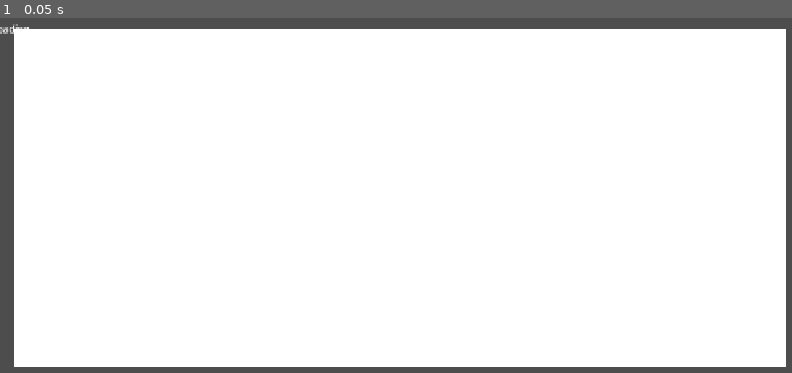
Above: before the commit, frame 1.
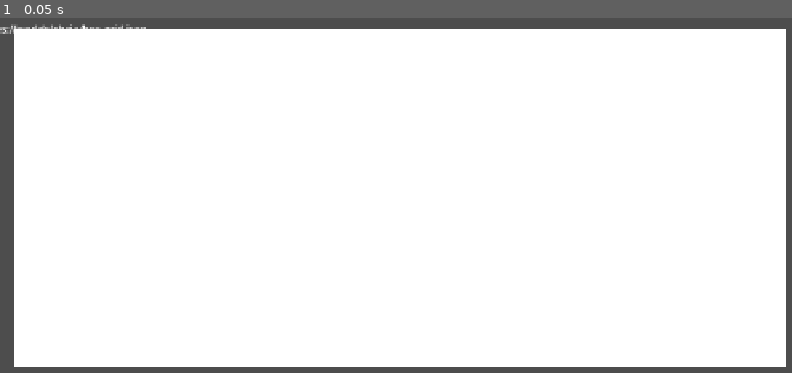
Above: after the commit, the same moment.

Repository: ericTheEchidna/ironband
Game: Godot game, scene res://scenes/WorldMap.tscn
Two runs of this game, one before a commit and one after it. Both use one fixed random seed, a clock stepped at 60 frames per second and the inputs below.
Inputs:
- Up to frame 1 (0.05 s): no input

The runs differ from the first frame. In frame 1, 0.1% of the frame differs, in the area x 0-19%, y 1-5%.
Error before the commit: Parse Error: Cannot infer the type of "q_off" variable because the value doesn't have a set type. (res://scripts/WorldMap.gd:52)

Commit message:
Fix GDScript type inference: explicit int() casts for JSON Variant fields
hex.q, hex.r, hex.biome_id, hex.realm_id all come from JSON as Variant.
GDScript's := inference requires a concrete type on the right-hand side.

Co-Authored-By: Claude Sonnet 4.6 (1M context) <noreply@anthropic.com>

Diff:
--- a/scripts/WorldMap.gd
+++ b/scripts/WorldMap.gd
@@ -47,9 +47,9 @@
 	var r_max := 0
 	var q_off_max := 0
 	for hex in hexes:
-		var r: int = hex.r
-		var q_left := -_floor_div2(r) - 2
-		var q_off  := hex.q - q_left
+		var r: int     = int(hex.r)
+		var q_left: int = -_floor_div2(r) - 2
+		var q_off: int  = int(hex.q) - q_left
 		if r < r_min: r_min = r
 		if r > r_max: r_max = r
 		if q_off > q_off_max: q_off_max = q_off
@@ -64,12 +64,12 @@
 	img.fill(Color(0, 0, 0, 0))  # alpha=0 sentinel for empty cells
 
 	for hex in hexes:
-		var r: int    = hex.r
-		var q_left    := -_floor_div2(r) - 2
-		var q_off: int = hex.q - q_left
-		var r_off: int = r - r_min
-		var biome_f   := clamp(float(int(hex.biome_id)) / 255.0, 0.0, 1.0)
-		var realm_f   := clamp(float(int(hex.realm_id)) / 255.0, 0.0, 1.0)
+		var r: int      = int(hex.r)
+		var q_left: int = -_floor_div2(r) - 2
+		var q_off: int  = int(hex.q) - q_left
+		var r_off: int  = r - r_min
+		var biome_f: float = clamp(float(int(hex.biome_id)) / 255.0, 0.0, 1.0)
+		var realm_f: float = clamp(float(int(hex.realm_id)) / 255.0, 0.0, 1.0)
 		img.set_pixel(q_off, r_off, Color(biome_f, realm_f, 0.0, 1.0))
 
 	var tex := ImageTexture.create_from_image(img)
